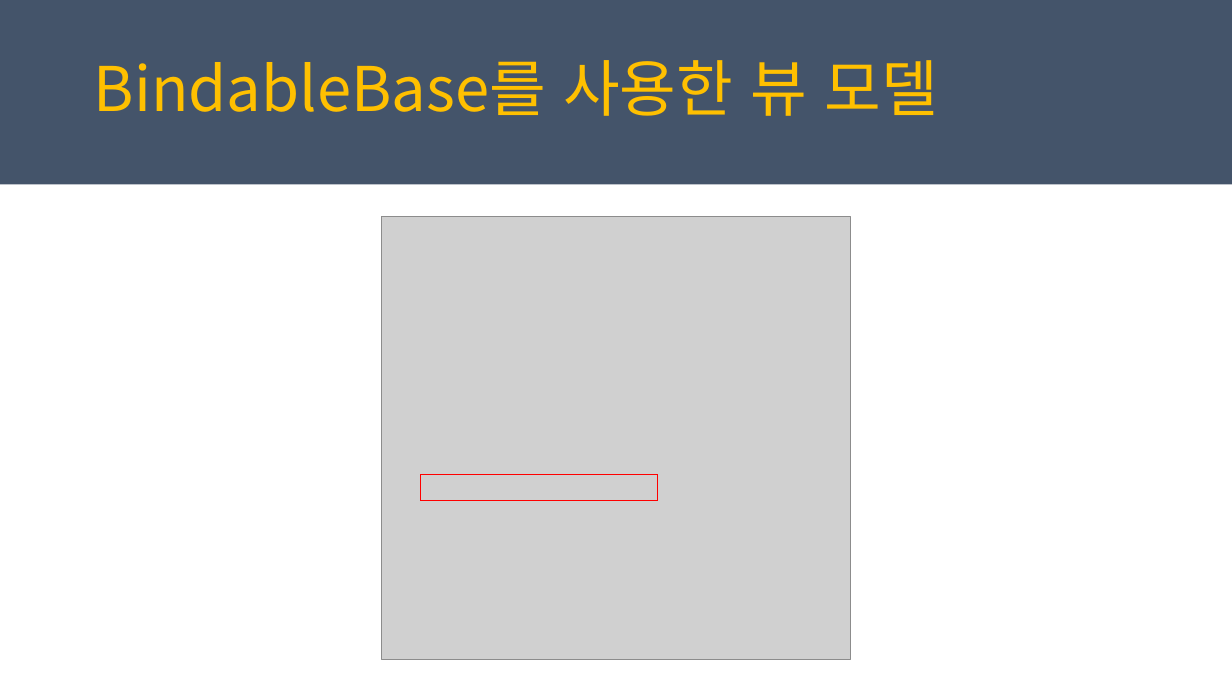
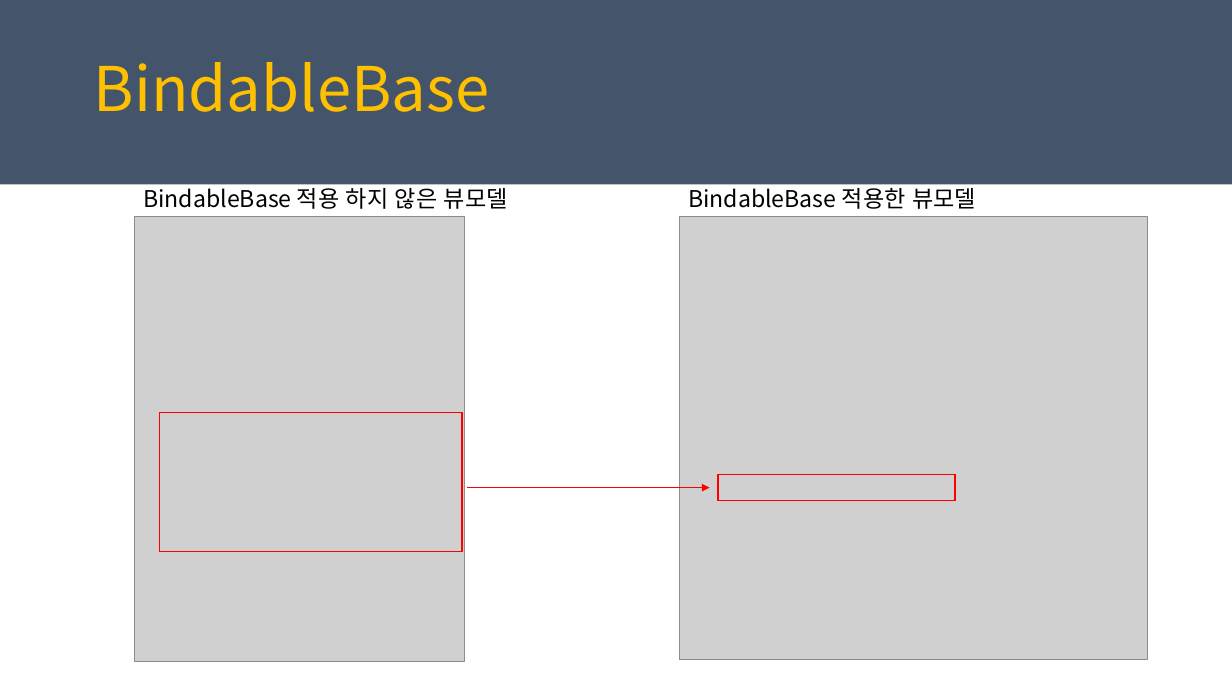
Before and after one commit to juniair/Summary-PPT, a slide deck: slide 15 of PRISM_MVVM_사용.pptx (slide 16 before the commit). Drawn at 1232x693 pixels with LibreOffice and Linux fonts; fonts in the diff are those of the drawing; grey boxes stand for pictures. Boxes give left, top, right and bottom in pixels: in the first picture for what was removed or moved away, otherwise in the second. Text is boxed around its words. In the diff, an @@ line names an element or a change of style, - is before the commit and + after.

```diff
--- a/PRISM_MVVM_사용.pptx
+++ b/PRISM_MVVM_사용.pptx
@@ text at [94, 62, 490, 112]: text changed @@
-BindableBase를 사용한 뷰 모델
+BindableBase
@@ text added at [143, 183, 508, 209], 18 pt, text #000000 @@
+BindableBase 적용 하지 않은 뷰모델
@@ text added at [688, 183, 976, 209], 18 pt, text #000000 @@
+BindableBase 적용한 뷰모델
@@ picture added at [134, 217, 464, 662] @@
@@ picture: place and size @@
-picture at [382, 217, 850, 660]
+picture at [679, 217, 1148, 660]
@@ rectangle added at [160, 412, 462, 552], outline #FF0000 1 pt @@
@@ rectangle: place and size @@
-rectangle at [421, 475, 657, 501]
+rectangle at [718, 475, 955, 501]
@@ arrow added from (467, 488) to (710, 488), #FF0000 0.5 pt @@
```
Also in this commit, not shown: 10 other slides changed, 1 slide removed, 22 other files.
